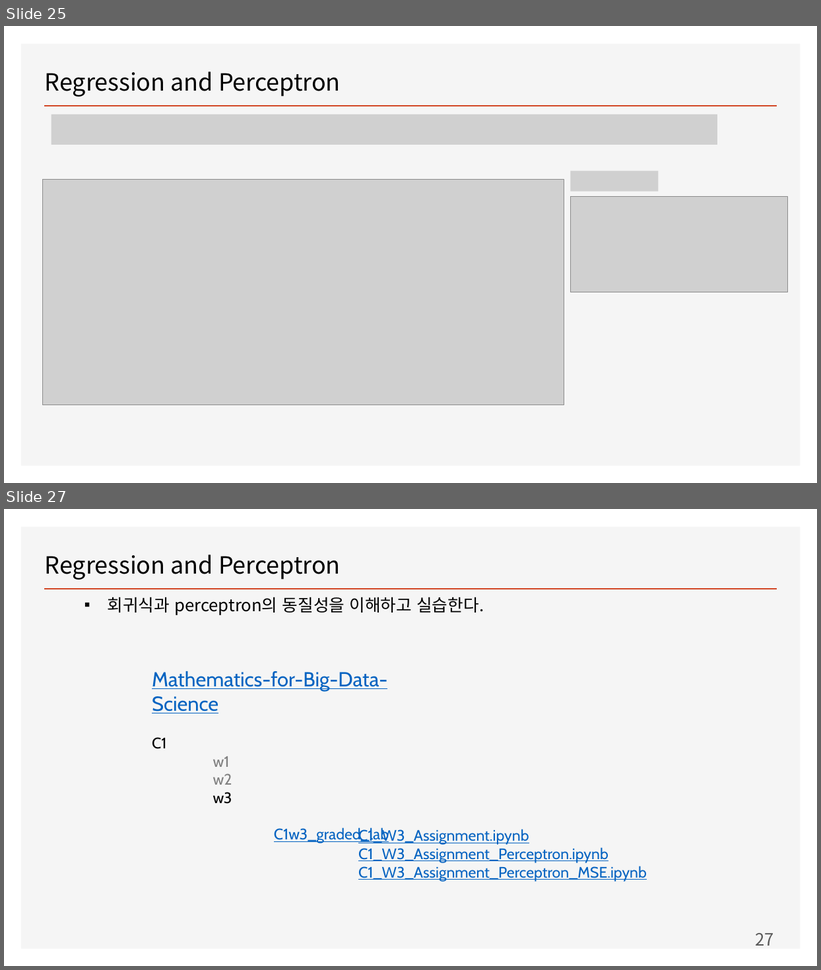
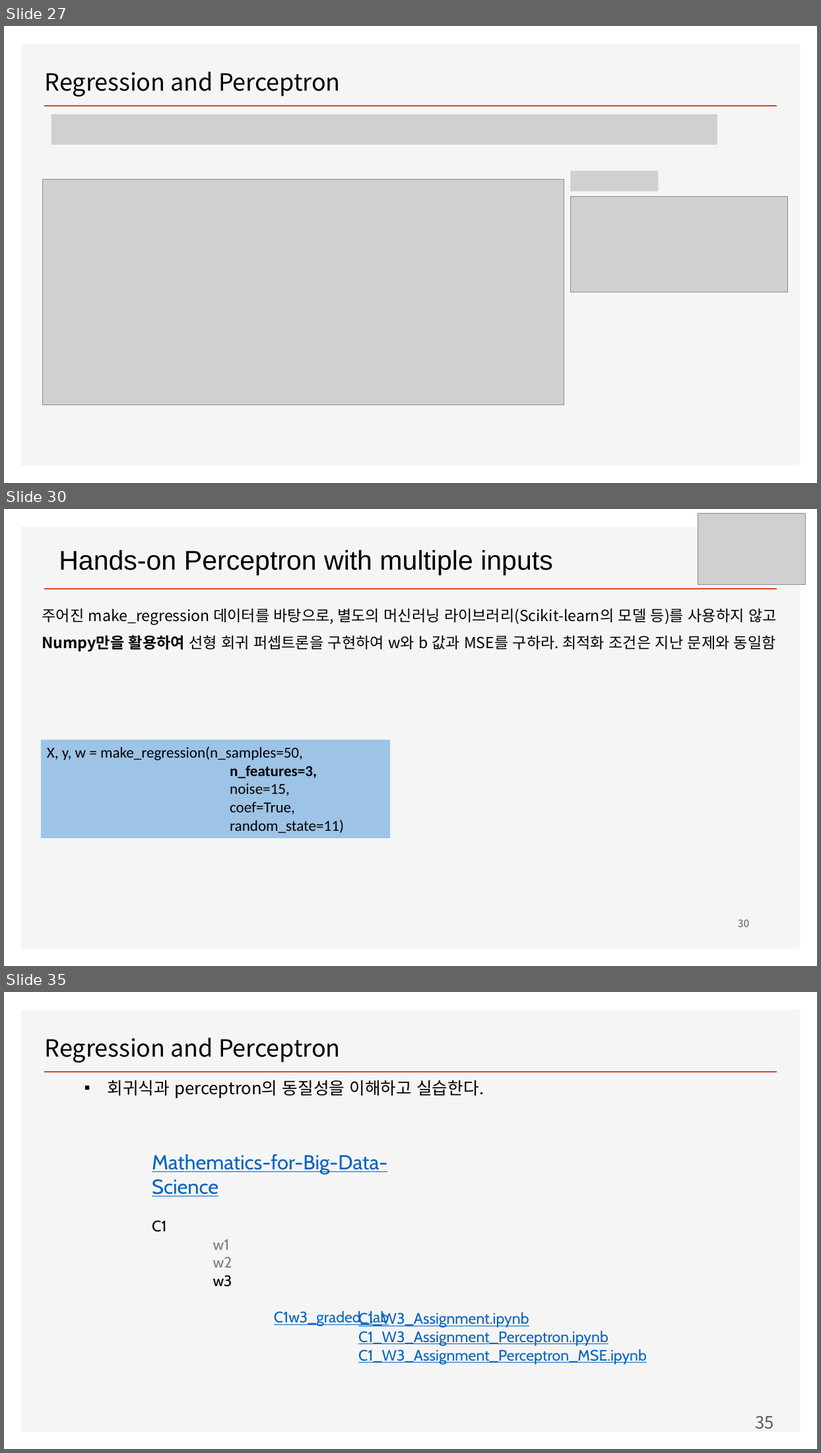
Before and after one commit to ancestor9/mathematics-for-machine-learning, a slide deck: Linear_Algebra/w4_Perceptron_Regression.pptx. Shown one above the other, each under a label of ours: slides 25 and 27 before the commit, slides 27, 30 and 35 after it; the slides between them are not shown. The pictures are 821x970 and 821x1453 pixels, drawn with LibreOffice and Linux fonts; fonts in the diff are those of the drawing; grey boxes stand for pictures; background and template pictures are left out. Boxes give left, top, right and bottom in pixels: in the first picture for what was removed or moved away, otherwise in the second. Text is boxed around its words. In the diff, an @@ line names an element or a change of style, - is before the commit and + after.

```diff
--- a/Linear_Algebra/w4_Perceptron_Regression.pptx
+++ b/Linear_Algebra/w4_Perceptron_Regression.pptx
@@ slide 30 added at [4, 509, 817, 966], background #FFFFFF; not listed: 2 template elements that a slide beside it also shows @@
@@ picture added at [698, 513, 805, 585] @@
@@ text added at [59, 550, 553, 575], 32 pt, text #000000 @@
+Hands-on Perceptron with multiple inputs
@@ text added at [42, 609, 777, 652], 18 pt, text #000000 @@
+주어진 make_regression 데이터를 바탕으로, 별도의 머신러닝 라이브러리(Scikit-learn의 모델 등)를 사용하지 않고 Numpy만을 활용하여 선형 회귀 퍼셉트론을 구현하여 w와 b 값과 MSE를 구하라. 최적화 조건은 지난 문제와 동일함
@@ rectangle added at [41, 740, 391, 839], fill #9DC3E6, 18 pt, text #000000 @@
+X, y, w = make_regression(n_samples=50,
+n_features=3,
+noise=15,
+coef=True,
+random_state=11)
@@ page number added at [738, 920, 749, 927], 12 pt, text #595959 @@
+30
@@ what was slide 25 is now slide 27 @@
@@ what was slide 27 is now slide 35 @@
@@ page number at [755, 1416, 774, 1430]: text changed @@
-27
+35
```
Also in this commit, not shown: 5 slides changed, 10 other slides added, 3 slides removed.
